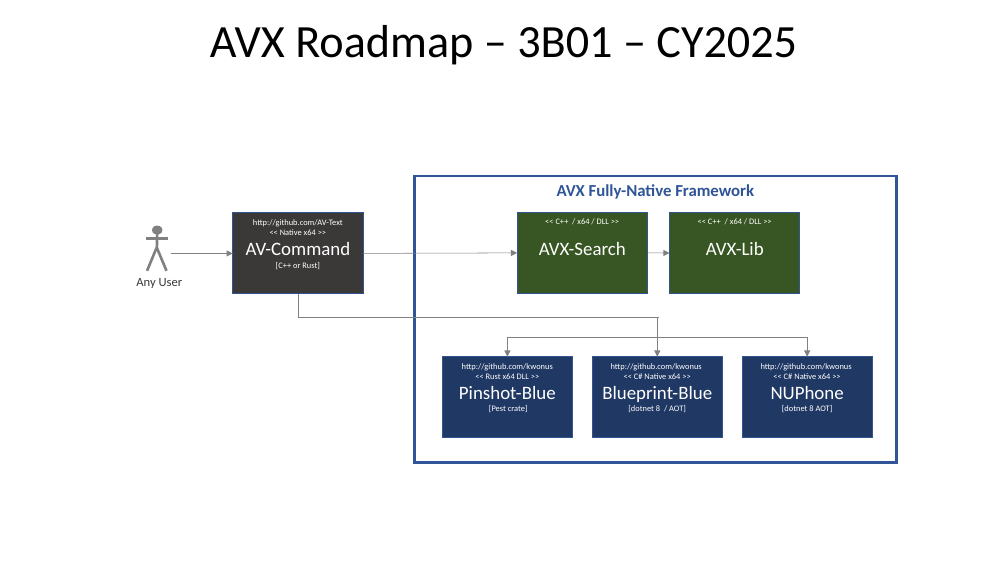
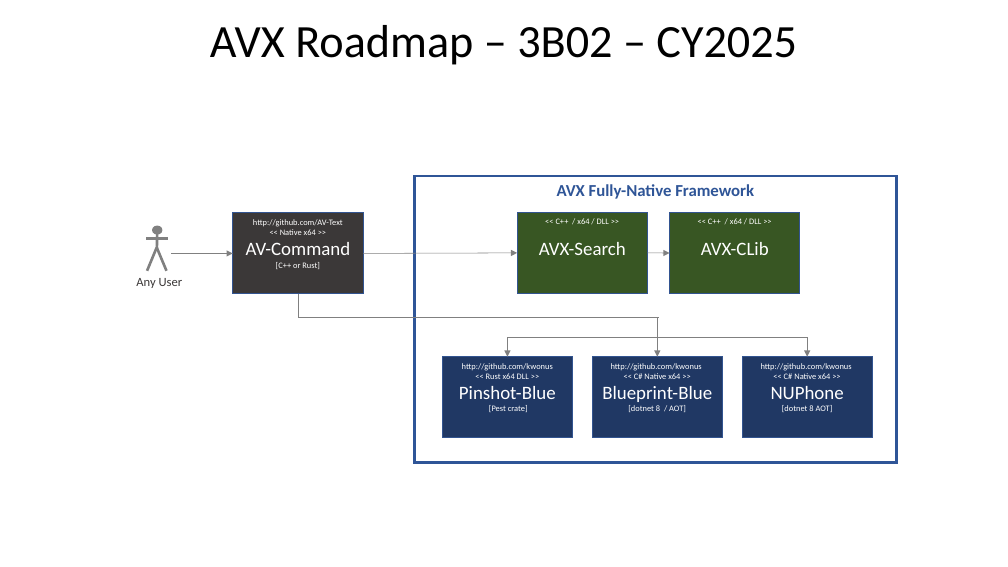
Before and after one commit to AV-Text/AVX, a slide deck: slide 5 of AVXSearch/AVX-Framework.pptx. Drawn at 1008x567 pixels with LibreOffice and Linux fonts; fonts in the diff are those of the drawing. Boxes give left, top, right and bottom in pixels: in the first picture for what was removed or moved away, otherwise in the second. Text is boxed around its words. In the diff, an @@ line names an element or a change of style, - is before the commit and + after.

```diff
--- a/AVXSearch/AVX-Framework.pptx
+++ b/AVXSearch/AVX-Framework.pptx
@@ title at [210, 25, 797, 65]: text changed @@
-AVX Roadmap – 3B01 – CY2025
+AVX Roadmap – 3B02 – CY2025
@@ text in rectangle at [701, 242, 769, 255]: text changed @@
-AVX-Lib
+AVX-CLib
```
Also in this commit, not shown: 3 other slides changed, 4 other files.
